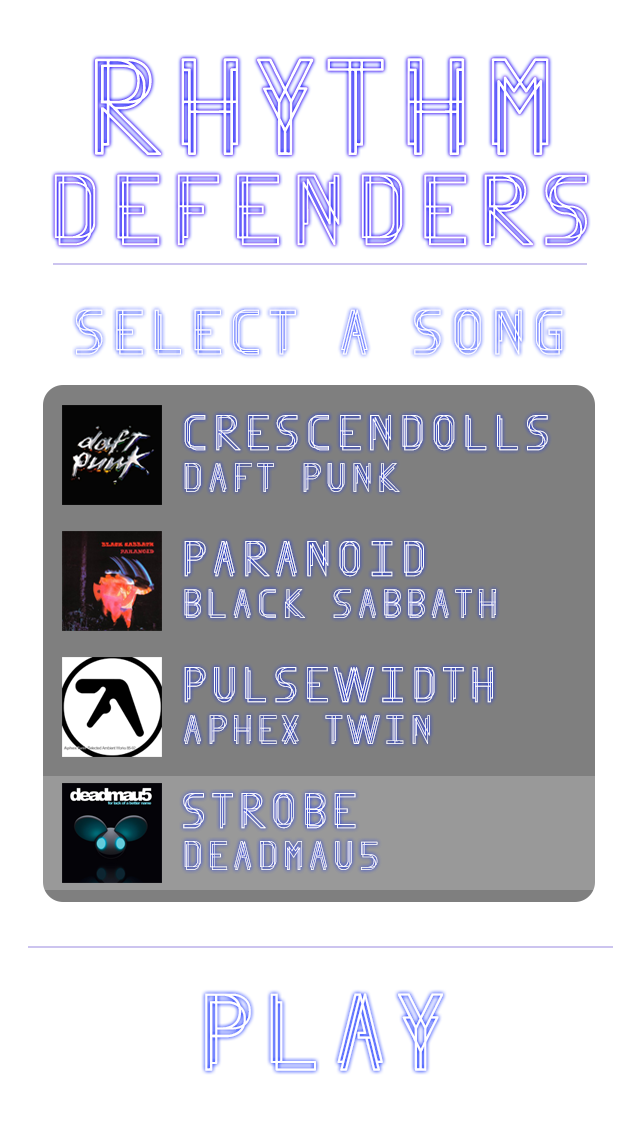
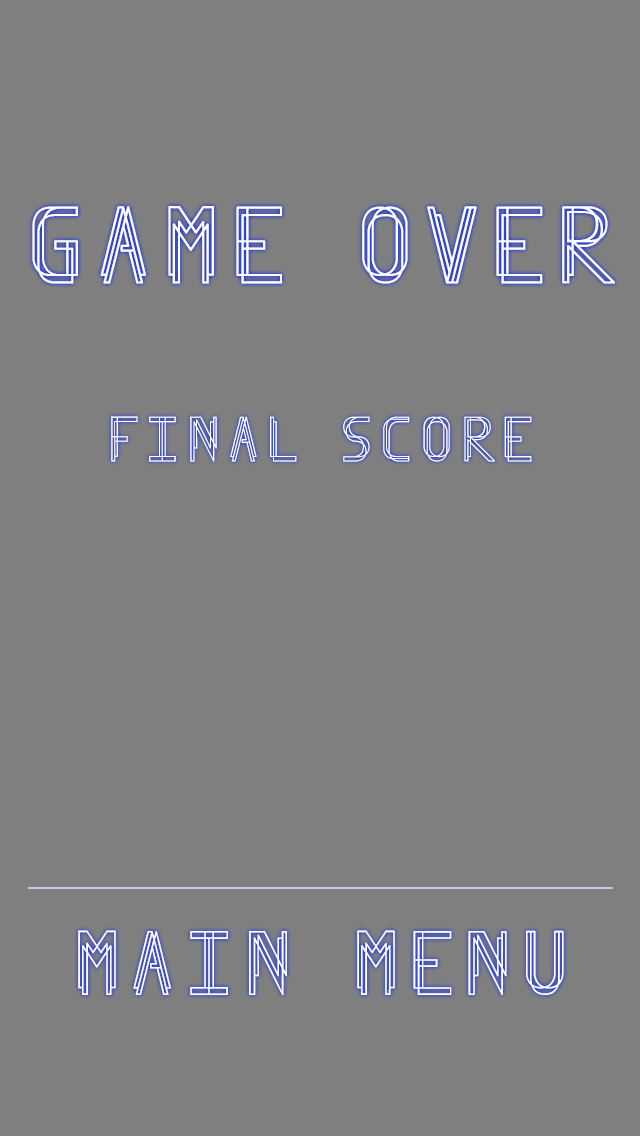
Layers edited between the first and the second (640, 1136) image:
added group "GAMEOVER" with 6 layers above "PAUSA" over [0, 0, 640, 1136]
added layer "FINAL SCORE" in group "GAMEOVER" over [111, 416, 532, 462]
added layer "GAME OVER" in group "GAMEOVER" over [32, 206, 615, 284]
added group "play" (1st of 3, in "GAMEOVER") with 2 layers in group "GAMEOVER" over [28, 887, 613, 995]
added layer "linea" (1st of 4, in "GAMEOVER" › "play") in group "play" over [28, 887, 613, 889]
added layer "MAIN MENU" in group "play" over [78, 930, 564, 995]
added layer "Layer 8" (1st of 2, in "GAMEOVER") (50%) in group "GAMEOVER" over [0, 0, 640, 1136]
hid group "MENU PRINCIPAL" (27 layers) over [28, 55, 626, 1071]
